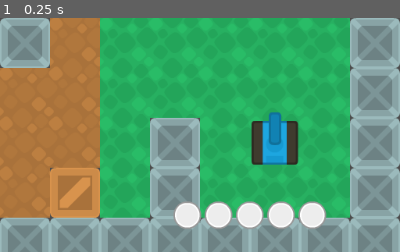
Above: before the commit, frame 1.
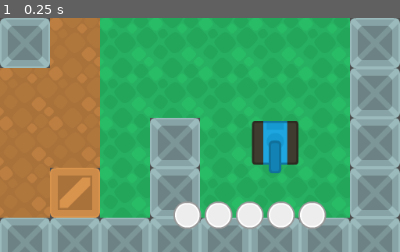
Above: after the commit, the same moment.

Repository: lendroit/tanktank
Game: Godot game, scene res://World.tscn
The game is run twice, just before and just after one commit, with the same random seed, the same clock (stepped at 60 frames per second) and the same inputs.
Inputs:
- Up to frame 1 (0.25 s): no input
The pictures show only the part of the screen within x 50-100%, y 50-100%; the shares and areas given below are measured in that part.

The runs differ from the first frame. In frame 1, 0.9% of the frame differs, in the area x 62-75%, y 40-67%.

Commit message:
feature: add player wins text with debug key

Diff:
--- /dev/null
+++ b/GameResultText.gd
@@ -0,0 +1,17 @@
+extends Label
+
+const player_colors = {
+	1: Color(94 / 255.0, 177 / 255.0, 94 / 255.0),
+	2: Color(30 / 255.0, 167 / 255.0, 255 / 255.0)
+}
+
+func _input(event):
+	if event.is_action_pressed("debug_a"):
+		player_wins(1)
+	if event.is_action_pressed("debug_b"):
+		player_wins(2)
+
+func player_wins(id: int):
+	self.visible = true
+	self.text = "PLAYER %s WINS" % id
+	self.set("custom_colors/font_color", player_colors[id])
--- a/World.tscn
+++ b/World.tscn
@@ -1,13 +1,21 @@
-[gd_scene load_steps=6 format=2]
+[gd_scene load_steps=9 format=2]
 
 [ext_resource path="res://Tank/Player.tscn" type="PackedScene" id=1]
 [ext_resource path="res://TileMap.tscn" type="PackedScene" id=2]
+[ext_resource path="res://Roboto-Regular.ttf" type="DynamicFontData" id=3]
 [ext_resource path="res://UI/GUI.tscn" type="PackedScene" id=4]
 [ext_resource path="res://World.gd" type="Script" id=5]
+[ext_resource path="res://GameResultText.gd" type="Script" id=6]
 
 [sub_resource type="Environment" id=1]
 background_mode = 4
 glow_enabled = true
+
+[sub_resource type="DynamicFont" id=2]
+size = 50
+outline_size = 3
+outline_color = Color( 0, 0, 0, 1 )
+font_data = ExtResource( 3 )
 
 [node name="Game" type="Node"]
 script = ExtResource( 5 )
@@ -23,7 +31,6 @@
 
 [node name="Player2" parent="World" instance=ExtResource( 1 )]
 position = Vector2( 832, 448 )
-rotation = 3.14159
 player_id = 2
 
 [node name="WorldEnvironment" type="WorldEnvironment" parent="World"]
@@ -36,3 +43,17 @@
 [node name="CanvasLayer" type="CanvasLayer" parent="."]
 
 [node name="GUI" parent="CanvasLayer" instance=ExtResource( 4 )]
+
+[node name="GameResultText" type="Label" parent="CanvasLayer"]
+visible = false
+anchor_right = 1.0
+anchor_bottom = 1.0
+custom_fonts/font = SubResource( 2 )
+custom_colors/font_color = Color( 0.117647, 0.654902, 0.882353, 1 )
+text = "PLAYER 1 WINS"
+align = 1
+valign = 1
+script = ExtResource( 6 )
+__meta__ = {
+"_edit_use_anchors_": false
+}
Binary file added: Roboto-Regular.ttf
